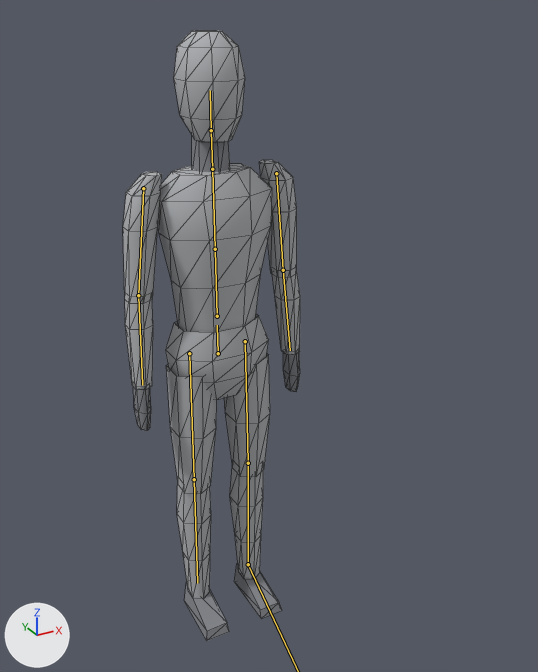
The glTF model models/player.glb: old version first, new version second.
Camera for both pictures: a 50 mm camera at (-0.829, -1.818, 1.85) aimed at (0.092, -0.143, 1.013). The lights are fixed; the arrows at lower left show +X, +Y and +Z. The first picture is the older version. The bones that change, and the others that lie on the model, are drawn over the model as lines. Mesh edges are drawn as thin lines.

Objects in the first picture: 'Player'.
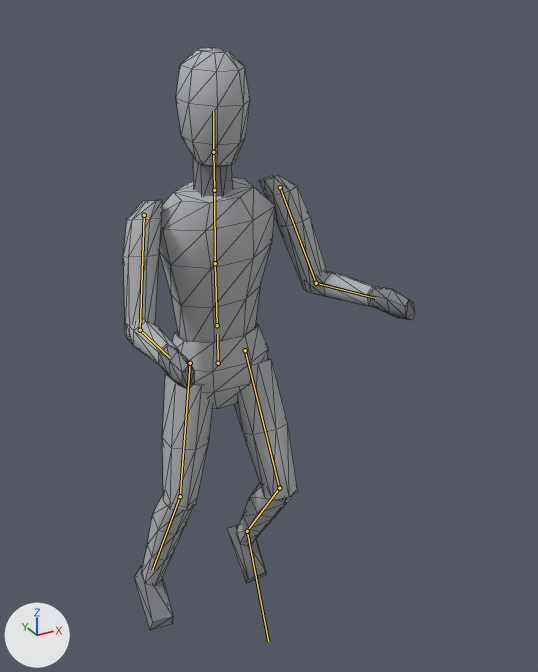
The newer file adds an action. The first version stands in its rest pose; the second is drawn at frame 11 of the action 'strafe_right'.

Boxes [x1, y1, x2, y2] around the edits, measured in the pictures (538 x 672 px):
'Player', posed (65% wider): before [123, 30, 300, 641]; after [123, 48, 415, 630]
bone 'hips', root to tip: before (218, 353) to (217, 325); after (218, 363) to (217, 334)
bone 'spine', root to tip: before (217, 316) to (215, 249); after (217, 325) to (215, 263)
bone 'chest', root to tip: before (215, 249) to (212, 169); after (215, 263) to (214, 190)
bone 'neck', root to tip: before (212, 169) to (211, 130); after (214, 190) to (213, 152)
bone 'head', root to tip: before (211, 130) to (210, 90); after (213, 152) to (213, 111)
bone 'upper_arm.L', root to tip: before (276, 173) to (283, 270); after (280, 187) to (316, 283)
bone 'forearm.L', root to tip: before (283, 270) to (290, 350); after (316, 283) to (375, 298)
bone 'upper_arm.R', root to tip: before (143, 188) to (138, 295); after (144, 215) to (140, 330)
bone 'forearm.R', root to tip: before (138, 295) to (142, 385); after (140, 330) to (169, 357)
bone 'thigh.L', root to tip: before (245, 341) to (248, 463); after (245, 350) to (279, 488)
bone 'shin.L', root to tip: before (248, 463) to (248, 564); after (279, 488) to (247, 531)
bone 'thigh.R', root to tip: before (189, 353) to (194, 479); after (190, 363) to (180, 496)
bone 'shin.R', root to tip: before (194, 479) to (197, 583); after (180, 496) to (152, 570)

The edits, one by one:
Bone 'hips' (bone_hips) moves from (0.0, 0.0, 0.0) to (0.0, -0.03, 0.0).
Bone 'spine' (bone_spine) turns from (0, 0, 0) to (8, 0, 4) degrees about its own x, y and z.
Bone 'chest' (bone_chest) turns from (0, 0, 0) to (4, 0, 0) degrees about its own x, y and z.
Bone 'neck' (bone_neck) turns from (0, 0, 0) to (-4, 0, 0) degrees about its own x, y and z.
Bone 'head' (bone_head) turns from (0, 0, 0) to (-4, 0, -4) degrees about its own x, y and z.
Bone 'upper_arm.L' (bone_upper_arm_l) turns from (0, 0, 0) to (-23, -7, -9) degrees about its own x, y and z.
Bone 'forearm.L' (bone_forearm_l) turns from (0, 0, 0) to (-80, -6, -1) degrees about its own x, y and z.
Bone 'upper_arm.R' (bone_upper_arm_r) turns from (0, 0, 0) to (-23, 7, 9) degrees about its own x, y and z.
Bone 'forearm.R' (bone_forearm_r) turns from (0, 0, 0) to (-80, 6, 1) degrees about its own x, y and z.
Bone 'thigh.L' (bone_thigh_l) turns from (0, 0, 0) to (-25, 0, -2) degrees about its own x, y and z.
Bone 'shin.L' (bone_shin_l) turns from (0, 0, 0) to (60, 0, 0) degrees about its own x, y and z.
Bone 'foot.L' (bone_foot_l) turns from (0, 0, 0) to (10, 0, 0) degrees about its own x, y and z.
Bone 'thigh.R' (bone_thigh_r) turns from (0, 0, 0) to (-4, 0, 8) degrees about its own x, y and z.
Bone 'shin.R' (bone_shin_r) turns from (0, 0, 0) to (25, 0, 0) degrees about its own x, y and z.
